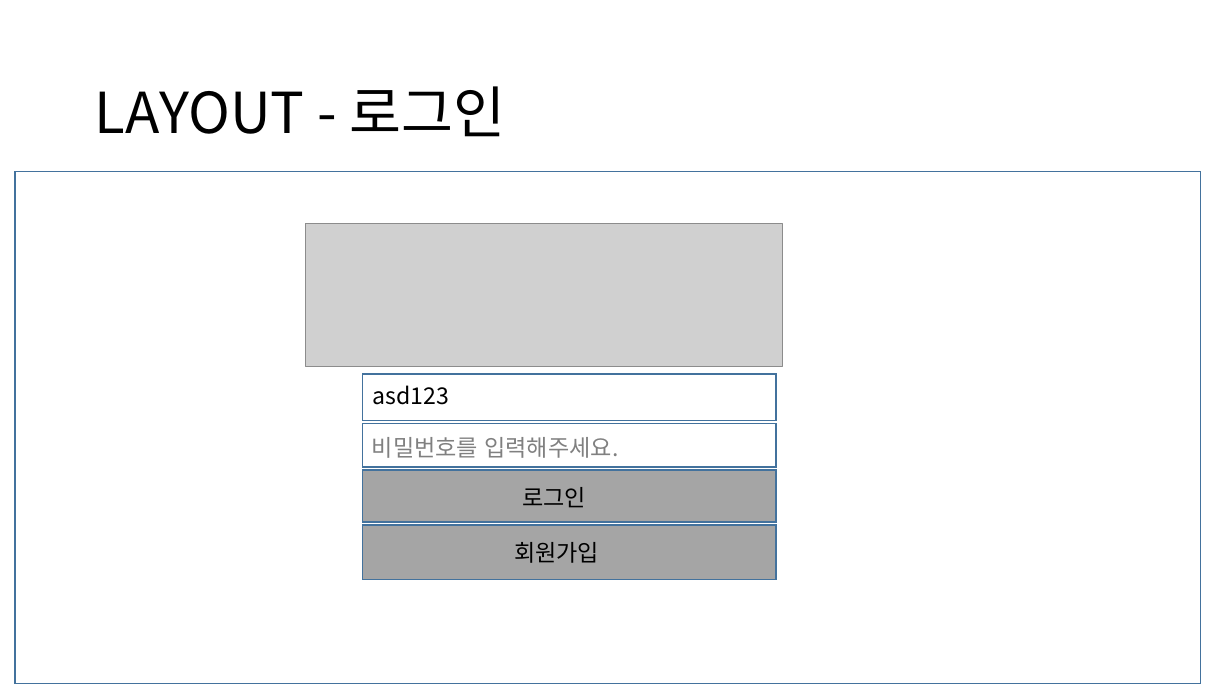
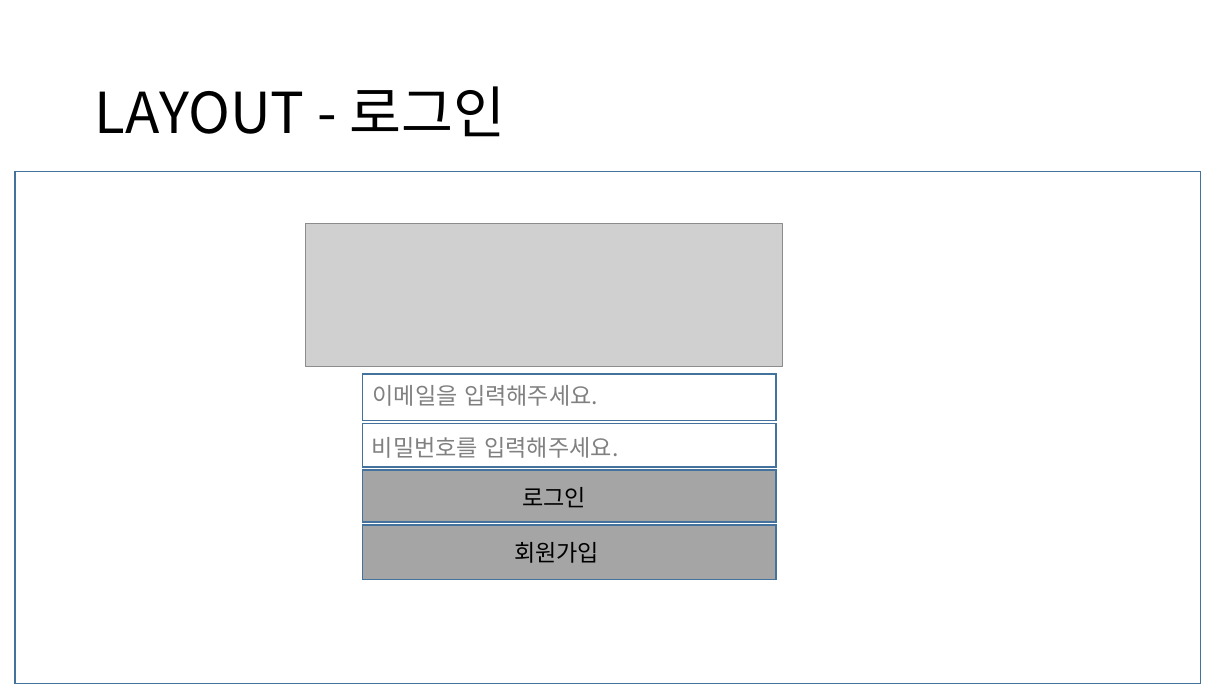
Before and after one commit to Camelllia/BaeminApplication, a slide deck: slide 8 of 202131205_김승진_실무게임프로그래밍_기획서.pptx. Drawn at 1232x693 pixels with LibreOffice and Linux fonts; fonts in the diff are those of the drawing; grey boxes stand for pictures. Boxes give left, top, right and bottom in pixels: in the first picture for what was removed or moved away, otherwise in the second. Text is boxed around its words. In the diff, an @@ line names an element or a change of style, - is before the commit and + after.

```diff
--- a/202131205_김승진_실무게임프로그래밍_기획서.pptx
+++ b/202131205_김승진_실무게임프로그래밍_기획서.pptx
@@ text at box(373, 385, 598, 406): text changed; text colour #000000 to #808080 @@
-asd123
+이메일을 입력해주세요.
```
Also in this commit, not shown: 2 other slides changed, 1 other file.
